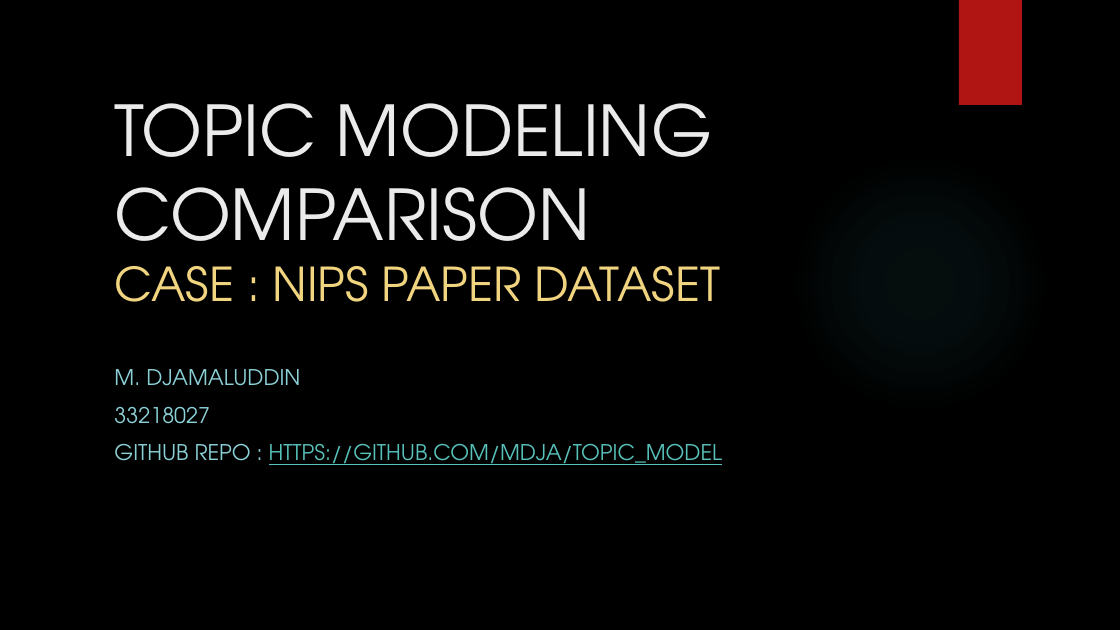
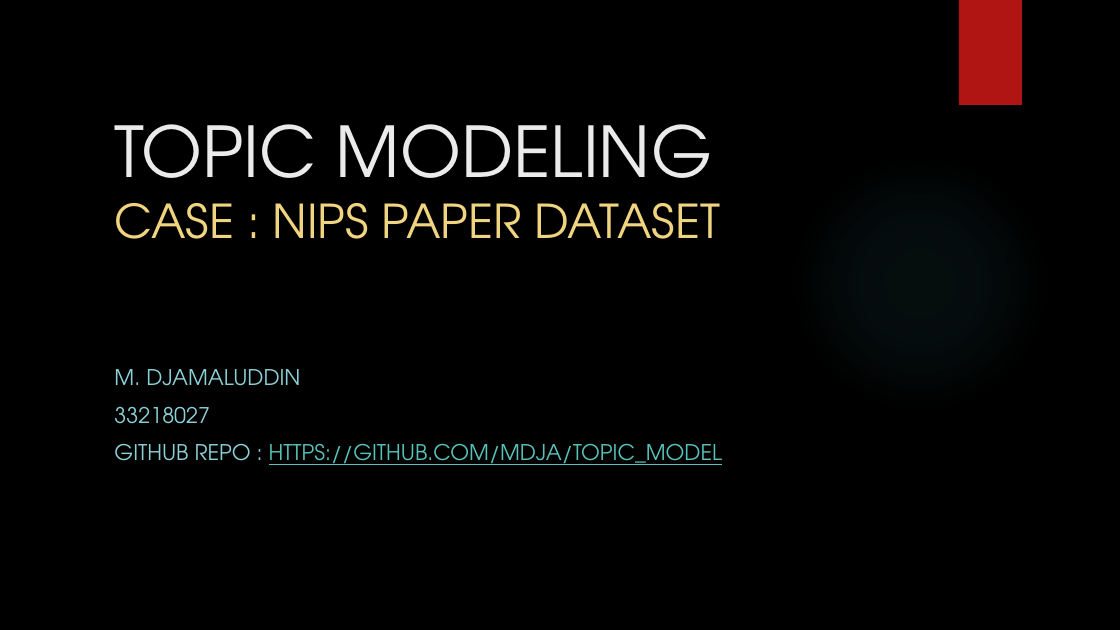
Before and after one commit to mdja/topic_model, a slide deck: slide 1 of Topic Modeling NIPS paper.pptx. Drawn at 1120x630 pixels with LibreOffice and Linux fonts; fonts in the diff are those of the drawing; background and template pictures are left out. Boxes give left, top, right and bottom in pixels: in the first picture for what was removed or moved away, otherwise in the second. Text is boxed around its words. In the diff, an @@ line names an element or a change of style, - is before the commit and + after.

```diff
--- a/Topic Modeling NIPS paper.pptx
+++ b/Topic Modeling NIPS paper.pptx
@@ title at [114, 124, 720, 239]: text changed; size 60 to 40 pt; text colour #EBEBEB to #F0D47F @@
-TOPIC MODELING COMPARISON
-CASE : NIPS PAPER DATASET
+TOPIC MODELING
+CASE : NIPS PAPER DATASET
```
Also in this commit, not shown: 3 other slides changed, 5 slides added, 4 slides removed, 6 other files.
